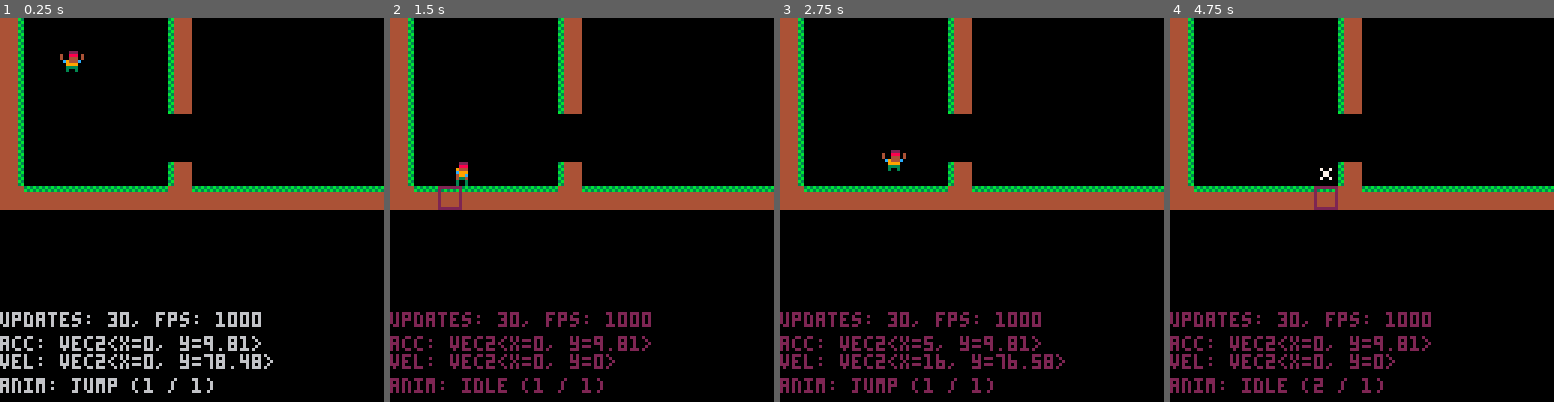
Above: before the commit, frames 1-4 (left to right).
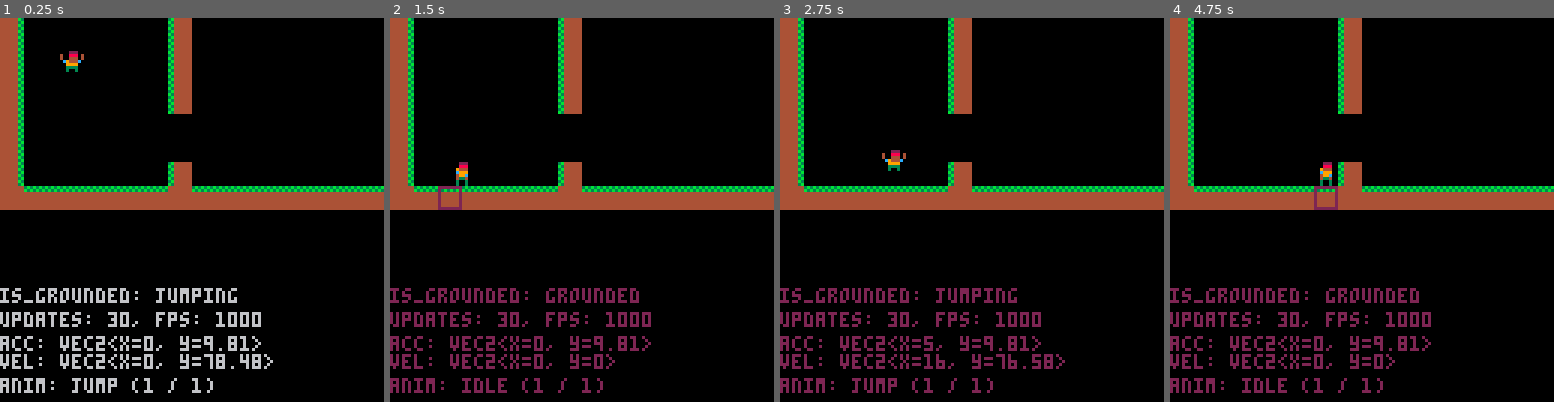
Above: after the commit, the same moments.

Repository: cschwartz/jump8
Game: PICO-8 cartridge main.p8
Same seed, same stepped clock (60 frames per second), same inputs: the game is played once before the commit and once after it.
Inputs:
- Up to frame 1 (0.25 s): no input
- Up to frame 2 (1.5 s): no input
- Up to frame 3 (2.75 s): hold Right 1.6-2.1 s; hold Up 2.15-2.42 s; hold Right from 2.47 s (still down)
- Up to frame 4 (4.75 s): release Right at 3.03 s; hold Left 3.08-3.58 s; hold Right 4.02-4.68 s; hold Up from 4.73 s (still down)

The runs differ from the first frame. In frame 1, 1.1% of the frame differs, in the area x 0-62%, y 70-75%; in frame 2, 1.1%; in frame 3, 1.1%; in frame 4, 1.3%, in the area x 0-65%, y 37-97%.

Commit message:
added debugging info

Diff:
--- a/main.p8
+++ b/main.p8
@@ -44,6 +44,8 @@
 
 	 updates = stat(7)
   fps = stat(9)
+  is_grounded = game.player.is_grounded and "grounded" or "jumping"
+  print("is_grounded: " .. is_grounded , 0, 90)
   print("updates: " .. updates .. ", fps: " .. fps, 0, 98)
   print("acc: " .. game.player.acceleration:str(), 0, 106)
   print("vel: " .. game.player.velocity:str(), 0, 112)
@@ -149,7 +151,7 @@
   else
     self.current_animation = "walk"
   end
-  if abs(self.velocity.y) > 0 then
+  if abs(self.velocity.y) > 0.01 then
     self.current_animation = "jump"
   end
 
@@ -226,10 +228,7 @@
 	current_animation = self.animations[self.current_animation]
  num_frames = #current_animation
  current_index = self.current_animation_index
- current_index += 1
- if current_index > num_frames then
-   current_index = 1
- end
+ current_index = (current_index + 1) % num_frames + 1
 
  self.current_animation_index = current_index
 end
